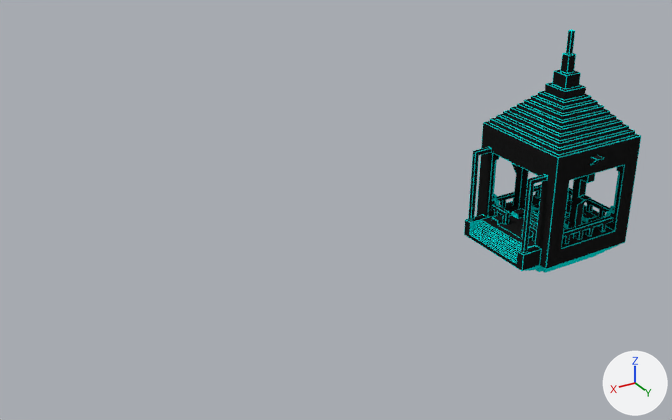
A saved change to the Blender file OtherStuff/Blender/1-3.blend.
The view is the same before and after, from a 50 mm camera at (1118.0, 1114.0, 769.0) aimed at (443.0, -8.0, 140.0). Lighting does not change. The marker at lower right points along +X, +Y and +Z.

The scene before the commit, as lines of its bpy script (objects in view):
```python
ob_slot283 = bpy.data.objects.new('slot283', me_slot283)
ob_slot283.location = (0.0, 0.0, 0.0)
ob_slot283.rotation_euler = (1.571, 0.0, 0.0)  # degrees (90, 0, 0)
ob_slot295 = bpy.data.objects.new('slot295', me_slot295)
ob_slot295.location = (7.0, 3.0, 0.0)
ob_slot295.rotation_euler = (1.571, 0.0, 0.0)  # degrees (90, 0, 0)
ob_slot301 = bpy.data.objects.new('slot301', me_slot301)
ob_slot301.location = (0.0, 0.0, 122.0)
ob_slot301.rotation_euler = (1.571, 0.0, 0.0)  # degrees (90, 0, 0)
ob_slot366 = bpy.data.objects.new('slot366', me_slot366)
ob_slot366.location = (2.0, 0.0, 3.0)
ob_slot366.rotation_euler = (1.571, 0.0, 0.0)  # degrees (90, 0, 0)
ob_slot394 = bpy.data.objects.new('slot394', me_slot394)
ob_slot394.location = (0.0, 0.0, 108.0)
ob_slot394.rotation_euler = (1.571, 0.0, 0.0)  # degrees (90, 0, 0)
```
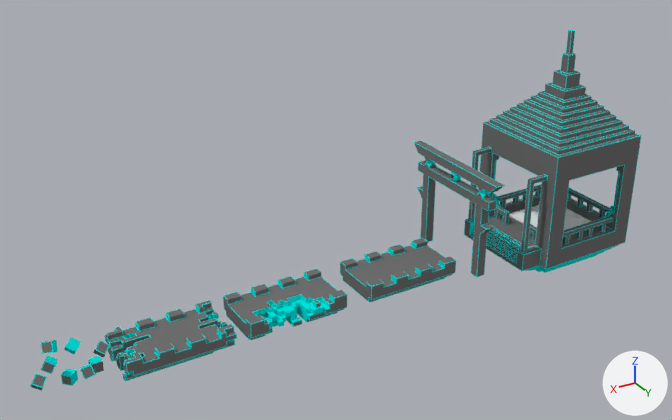
The change, as a list of edits to the scene's bpy script:
```text
Change mat_material_001:
    mat_material_001.base_color: (0.0111, 0.0111, 0.0111) -> (0.163, 0.163, 0.163)  # black #1b1b1b -> grey #707070
Add mat_slot394_001:
    mat_slot394_001 = diffuse_material('slot394.001')
    mat_slot394_001.base_color = (0.8, 0.8, 0.8)  # white #e7e7e7
Add me_slot394_001:
    me_slot394_001.from_pydata([(43.9, -96.4, -56.9), (-70.1, -96.4, -56.9), (-70.1, -96.4, 57.1), (43.9, -96.4, 57.1), (34.9, -96.4, -47.9), (2.9, -80.4, -15.9), (-61.1, -96.4, 48.1), (-61.1, -96.4, -47.9), (-29.1, -80.4, -15.9), (2.9, -80.4, 16.1), (-29.1, -80.4, 16.1), (34.9, -96.4, 48.1)], [], [(3, 11, 6, 2), (11, 3, 0, 4), (1, 7, 4, 0), (6, 7, 1, 2), (7, 8, 5, 4), (7, 6, 10, 8), (6, 11, 9, 10), (11, 4, 5, 9)])
    me_slot394_001.materials.append(mat_slot394_001)  # its picture is missing
Add me_cube:
    me_cube.from_pydata(...)  # 192 vertices, 176 faces; spans x -6.3..8.12, y -6.11..4.58, z -4.47..6.86
    # faces by material slot: [36, 140]
    me_cube.materials.append(mat_material_001)  # its picture is missing
    me_cube.materials.append(mat_material_002)  # its picture is missing
Change ob_slot366:
    ob_slot366.location: (2.0, 0.0, 3.0) -> (326.0, 0.0, 3.0)
Change ob_slot295:
    ob_slot295.location: (7.0, 3.0, 0.0) -> (544.0, 3.0, 0.0)
Change ob_slot283:
    ob_slot283.location: (0.0, 0.0, 0.0) -> (728.0, 0.0, 0.0)
Change ob_slot301:
    ob_slot301.location: (0.0, 0.0, 122.0) -> (215.0, 0.0, 122.0)
Add ob_slot394_001:
    ob_slot394_001 = bpy.data.objects.new('slot394.001', me_slot394_001)
    ob_slot394_001.location = (0.0, 0.0, 108.0)
    ob_slot394_001.rotation_euler = (1.571, 0.0, 0.0)  # degrees (90, 0, 0)
Add ob_cube:
    ob_cube = bpy.data.objects.new('Cube', me_cube)
    ob_cube.location = (875.0, 3.0, 11.0)
    ob_cube.scale = (8.0, 8.0, 8.0)
```

Where the change shows, as pixel boxes [x1, y1, x2, y2] in the pictures (672 x 420 px):
'slot394', recoloured
    both: [464, 29, 641, 272]
'slot283', recoloured, moved (not visible before)
    after: [104, 300, 237, 381]
'slot301', recoloured, moved
    before: [511, 155, 604, 239]
    after: [414, 140, 505, 277]
'slot295', recoloured, moved
    before: [492, 204, 597, 242]
    after: [223, 268, 347, 340]
'slot366', recoloured, moved
    before: [498, 216, 594, 241]
    after: [340, 238, 456, 302]
'Cube', added
    after: [30, 337, 110, 391]
    faces in mat_material_002 (its picture is missing): [30, 337, 110, 391]
    faces in mat_material_001 (its picture is missing): [31, 341, 109, 390]
'slot394.001', added
    after: [509, 205, 591, 230]
